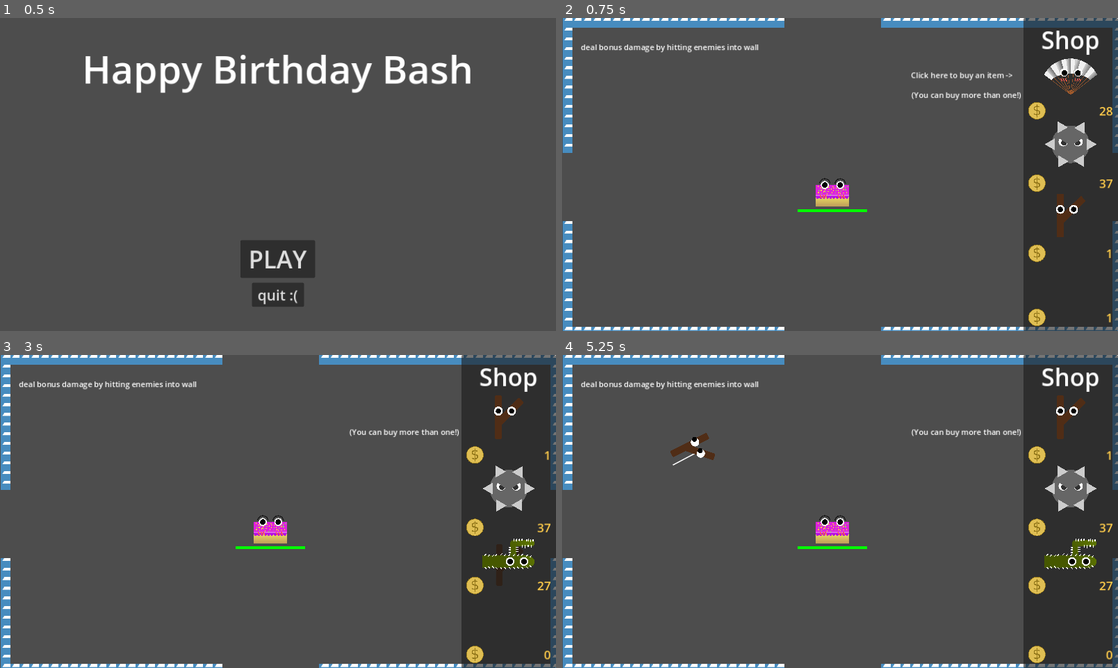
Above: before the commit, frames 1-4 (two rows, left to right).
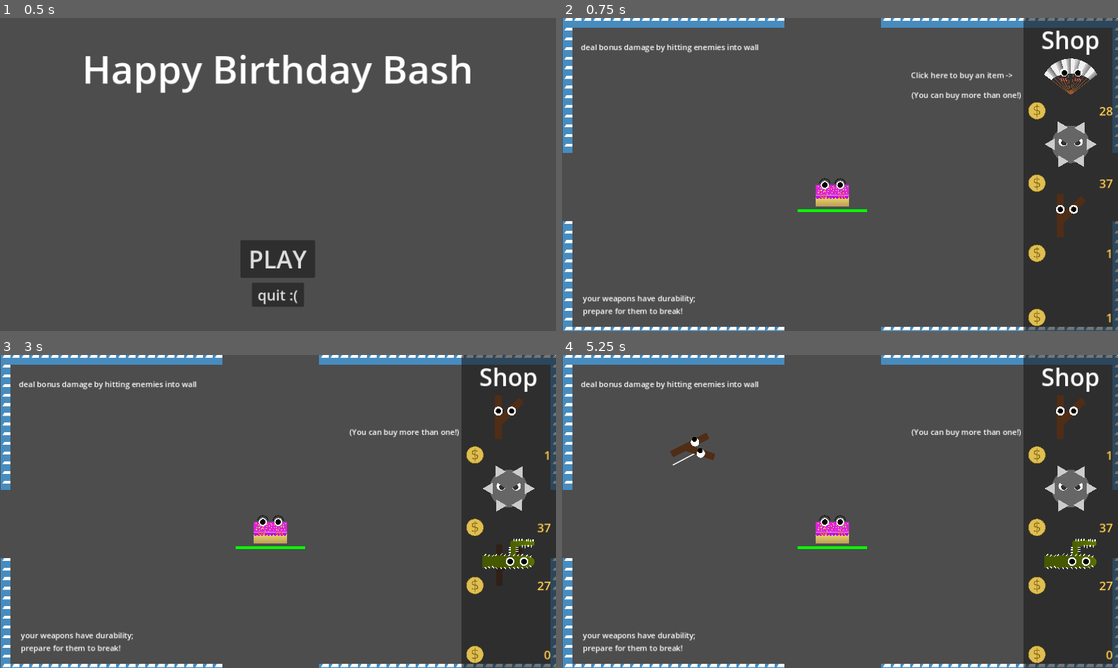
Above: after the commit, the same moments.

Repository: RainbowAsteroids/happy-birthday-bash
Game: Godot game, scene res://Menus/main_menu.tscn
Same seed, same stepped clock (60 frames per second), same inputs: the game is played once before the commit and once after it. The engine's default icon, where the game draws it, is replaced by a stand-in: a white triangle on a blue panel in a dark square.
Inputs (mouse positions are in pixels of both pictures, inside the frame that each line leads up to):
- Up to frame 1 (0.5 s): no input
- Up to frame 2 (0.75 s): click "PLAY" at 0.5 s
- Up to frame 3 (3 s): tap Enter (ui_accept) at 1.25, 1.52, 2, 2.27, 2.75 s; move the mouse to (505, 426) at 1.27 s; click (505, 426) at 1.42 s; move the mouse to (505, 492) at 2.02 s; click (505, 492) at 2.17 s; move the mouse to (505, 564) at 2.77 s; click (505, 564) at 2.92 s
- Up to frame 4 (5.25 s): tap Enter (ui_accept) at 3.5, 3.77, 4.25, 4.52, 5 s; move the mouse to (1067, 564) at 3.52 s; click (1067, 564) at 3.67 s; move the mouse to (1067, 564) at 4.27 s; click (1067, 564) at 4.42 s; move the mouse to (673, 464) at 5.02 s; click (673, 464) at 5.17 s

Frame 1 is identical in both runs. In frame 2, 0.4% of the frame differs, in the area x 3-24%, y 88-96%; in frame 3, 0.4%; in frame 4, 0.4%.

Commit message:
added to tutorial; ref #14

Diff:
--- a/Enemy/enemy.gd
+++ b/Enemy/enemy.gd
@@ -104,8 +104,8 @@
 	max_contacts_reported = 10000 # arbitraily large
 
 func _on_body_entered(body:Node):
-	print("collision with ", body)
+	#print("collision with ", body)
 	if body is TileMap:
-		print("wall damage")
+		#print("wall damage")
 		wall_damaged.emit()
 		take_damage(linear_velocity.length() / 8.0)
--- /dev/null
+++ b/World/Tutorial/BreakWeaponLabel.gd
@@ -0,0 +1,8 @@
+extends Label
+
+func _on_node_removed(node: Node):
+	if node is Weapon:
+		queue_free()
+
+func _ready():
+	get_tree().node_removed.connect(_on_node_removed)
--- a/World/world.tscn
+++ b/World/world.tscn
@@ -29,6 +29,7 @@
 [ext_resource type="Script" path="res://World/WallDamageLabel.gd" id="26_4fsws"]
 [ext_resource type="Script" path="res://World/Tutorial/ShopLabel.gd" id="26_4v6nw"]
 [ext_resource type="Script" path="res://World/Label2.gd" id="26_oucol"]
+[ext_resource type="Script" path="res://World/Tutorial/BreakWeaponLabel.gd" id="27_5cyf4"]
 [ext_resource type="Script" path="res://Menus/QuitButton.gd" id="27_a6fr4"]
 
 [sub_resource type="TileSetAtlasSource" id="TileSetAtlasSource_xu6c7"]
@@ -435,6 +436,15 @@
 text = "deal bonus damage by hitting enemies into wall"
 script = ExtResource("26_4fsws")
 
+[node name="BreakWeaponLabel" type="Label" parent="CanvasLayer2"]
+offset_left = 43.0
+offset_top = 569.0
+offset_right = 419.0
+offset_bottom = 595.0
+text = "your weapons have durability;
+prepare for them to break!"
+script = ExtResource("27_5cyf4")
+
 [node name="ShopLabel" type="Label" parent="CanvasLayer2"]
 offset_left = 723.0
 offset_top = 107.0
--- a/project.godot
+++ b/project.godot
@@ -13,6 +13,7 @@
 config/name="Happy Birthday Bash"
 run/main_scene="res://Menus/main_menu.tscn"
 config/features=PackedStringArray("4.1", "GL Compatibility")
+run/flush_stdout_on_print.debug=false
 config/icon="res://icon.svg"
 
 [autoload]
Not shown: 1 places in World/world.tscn that only renumber resources
Not shown, changed: export_presets.cfg
